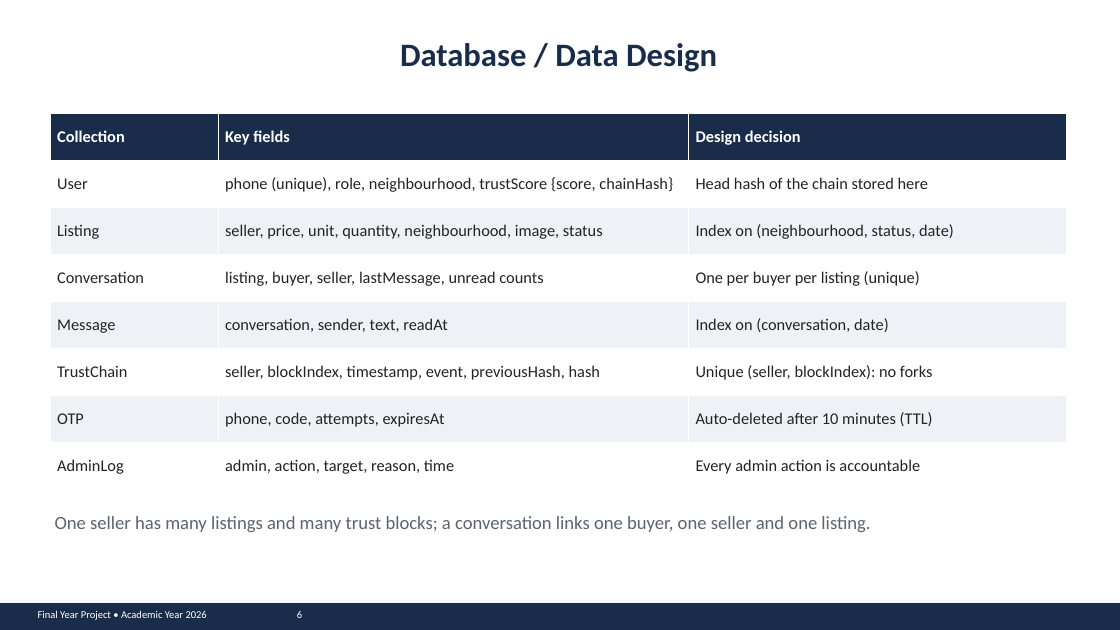
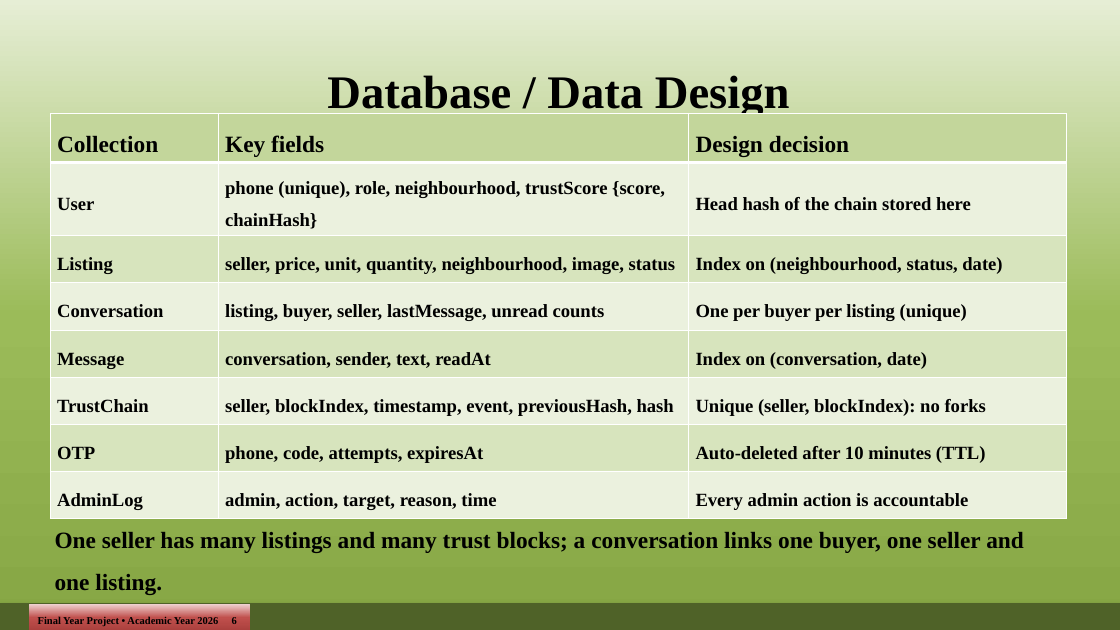
Before and after one commit to john-chola/ZamMarket, a slide deck: slide 7 of docs/presentation/ZamMarket_Presentation.pptx (slide 6 before the commit). Drawn at 1120x630 pixels with LibreOffice and Linux fonts; fonts in the diff are those of the drawing. Boxes give left, top, right and bottom in pixels: in the first picture for what was removed or moved away, otherwise in the second. Text is boxed around its words. In the diff, an @@ line names an element or a change of style, - is before the commit and + after.

```diff
--- a/docs/presentation/ZamMarket_Presentation.pptx
+++ b/docs/presentation/ZamMarket_Presentation.pptx
@@ background #FFFFFF to gradient #E6EED5 to #9BBB59 to #86A644 @@
@@ text "Database / Data Design": place and size @@
-text "Database / Data Design" at [400, 43, 717, 72]
+text "Database / Data Design" at [327, 75, 790, 118]
@@ text "Database / Data Design" at [327, 75, 790, 118]: size 28 to 40 pt, font Calibri to Times New Roman, text colour #192D4B to #000000; line spacing 1 to 1.5 @@
@@ table at [50, 113, 1067, 514] @@
@@ fill #192D4B to #C3D69B in row 1 @@
@@ fill #FFFFFF to #EBF1DE in 12 cells @@
@@ fill #EEF2F7 to #D7E4BD in 9 cells @@
@@ size 14 to 20 pt, text colour #FFFFFF to #000000 in "Collection", "Key fields", "Design decision" @@
@@ font Calibri to Times New Roman, size 14 to 16 pt, text colour #232323 to #000000, bold on @@
@@ line spacing 1 to 1.5 @@
@@ text "One seller has many listings ..." at [55, 532, 1024, 595]: size 16 to 20 pt, font Calibri to Times New Roman, text colour #5A6472 to #000000, bold on; line spacing 1 to 1.5 @@
@@ rectangle at [0, 603, 1120, 630]: fill #192D4B to #4F6228 @@
@@ rectangle "Final Year Project • Academic ...": place and size @@
-rectangle "Final Year Project • Academic ..." at [38, 610, 302, 620]
+rectangle "Final Year Project • Academic ..." at [29, 604, 250, 630]
@@ rectangle "Final Year Project • Academic ..." at [29, 604, 250, 630]: font Calibri to Times New Roman, text colour #FFFFFF to #000000, bold on; line spacing 1 to 1.5; fill none to gradient #EFD3D2 to #C0504D to #A93F3C @@
```
Also in this commit, not shown: 15 other slides changed, 1 slide removed, 5 other files.
